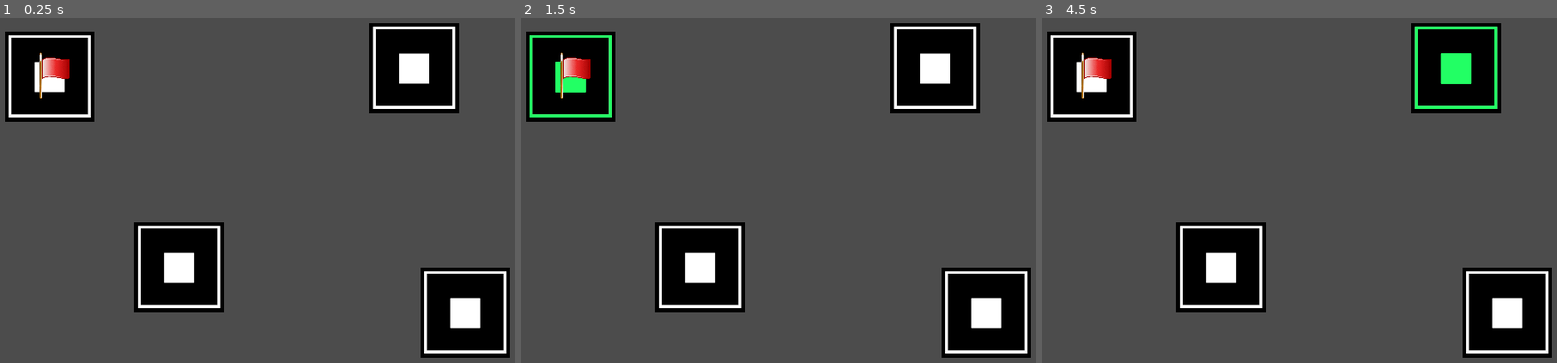
Above: before the commit, frames 1-3 (left to right).
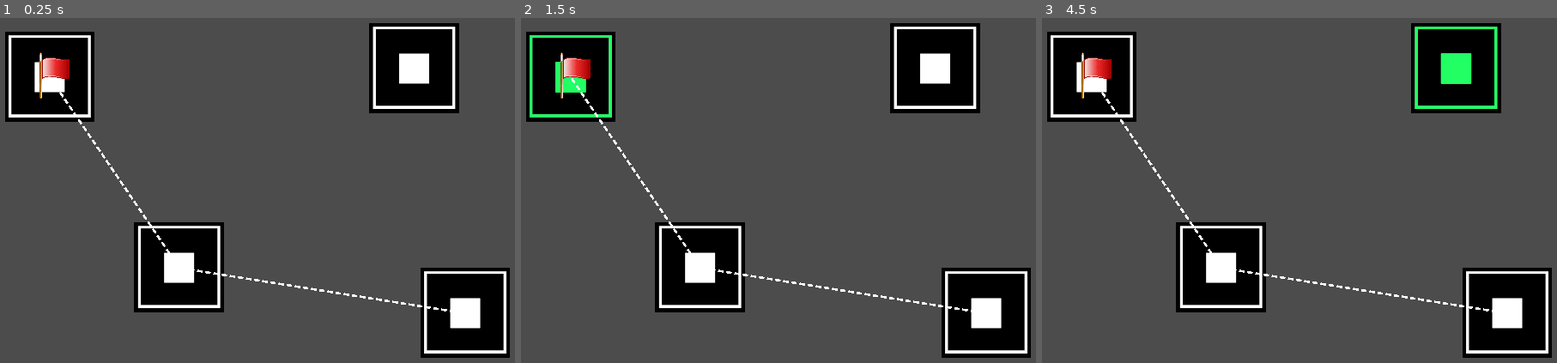
Above: after the commit, the same moments.

Repository: UnderVanCo-Op/Expeditions-Guide
Game: Godot game, scene res://Levels/Tests/Andrey.tscn
Two runs of this game, one before a commit and one after it. Both use one fixed random seed, a clock stepped at 60 frames per second and the inputs below.
Inputs (mouse positions are in pixels of both pictures, inside the frame that each line leads up to):
- Up to frame 1 (0.25 s): no input
- Up to frame 2 (1.5 s): click (572, 76) at 0.52 s; click (572, 76) at 1.27 s
- Up to frame 3 (4.5 s): click (1093, 76) at 2.02 s; tap Enter at 2.75, 4.25 s; move the mouse to (1510, 156) at 2.77 s; tap Space at 3.5 s; move the mouse to (1222, 197) at 3.52 s; move the mouse to (1428, 90) at 4.27 s

The runs differ from the first frame. In frame 1, 0.4% of the frame differs, in the area x 11-88%, y 21-86%; in frame 2, 0.4%, in the area x 9-88%, y 17-86%; in frame 3, 0.4%.

Commit message:
Saving system 2/3

Diff:
--- a/Game Files/GameManager.gd
+++ b/Game Files/GameManager.gd
@@ -15,12 +15,16 @@
 # ---------- Starting methods ---------------------------------------------------------------------------
 # Called when the node enters the scene tree for the first time.
 func _ready() -> void:
-	call_deferred("SignalConnector")
+
 	PlayerPoint = get_node_or_null("../Points/Start")
 	if(!PlayerPoint):
 		push_error("GM_ERROR: No start in scene!")
+
+	LoadGame()
+
+	call_deferred("SignalConnector")
 	call_deferred("StartGame")
-	pass # Replace with function body.
+
 
 
 func SignalConnector() -> void:
@@ -39,7 +43,6 @@
 	player.position = PlayerPoint.position
 #	player.position = get_global_mouse_position()
 	pass
-
 
 
 # ---------- Processing methods -------------------------------------------------------------------------
@@ -76,7 +79,17 @@
 	pass
 
 
-# ---------- Save methods -------------------------------------------------------------------------------
+# ---------- Save and Load methods ----------------------------------------------------------------------
+func LoadGame() -> void:
+	if(SaveMInst.DoesSaveExists()):
+#		SaveMInst.Load_paths()
+		print("GM: Save exists, doing nothing for now...")
+	else:
+		printerr("GM: no save exist, so no paths was loaded")
+	pass
+
+
+
 func SaveGame() -> void:
 
 	var data := {}
@@ -85,10 +98,7 @@
 		pass
 	print("GM: data: ", data)
 
-#	if(SaveMInst.DoesSaveExists()):
-##		SaveMInst.Load_paths()
-#		print("GM: Save exists, doing nothing for now...")
-#	else:
+
 	SaveMInst.Save_paths(data)
 
 	pass
--- a/Levels/Tests/Andrey.tscn
+++ b/Levels/Tests/Andrey.tscn
@@ -44,3 +44,15 @@
 end_cap_mode = 1
 
 [node name="Lines" type="Node2D" parent="."]
+
+[node name="@@2" type="Line2D" parent="Lines"]
+points = PoolVector2Array( 571, 794, 1371, 921 )
+default_color = Color( 255, 254, 246, 255 )
+texture = ExtResource( 4 )
+texture_mode = 1
+
+[node name="@@3" type="Line2D" parent="Lines"]
+points = PoolVector2Array( 209, 261, 571, 794 )
+default_color = Color( 255, 254, 246, 255 )
+texture = ExtResource( 4 )
+texture_mode = 1
--- /dev/null
+++ b/Paths.json
@@ -0,0 +1 @@
+{"Start":["Point2"],"Point3":[],"Point2":["Point4","Start"],"Point4":["Point2"]}
